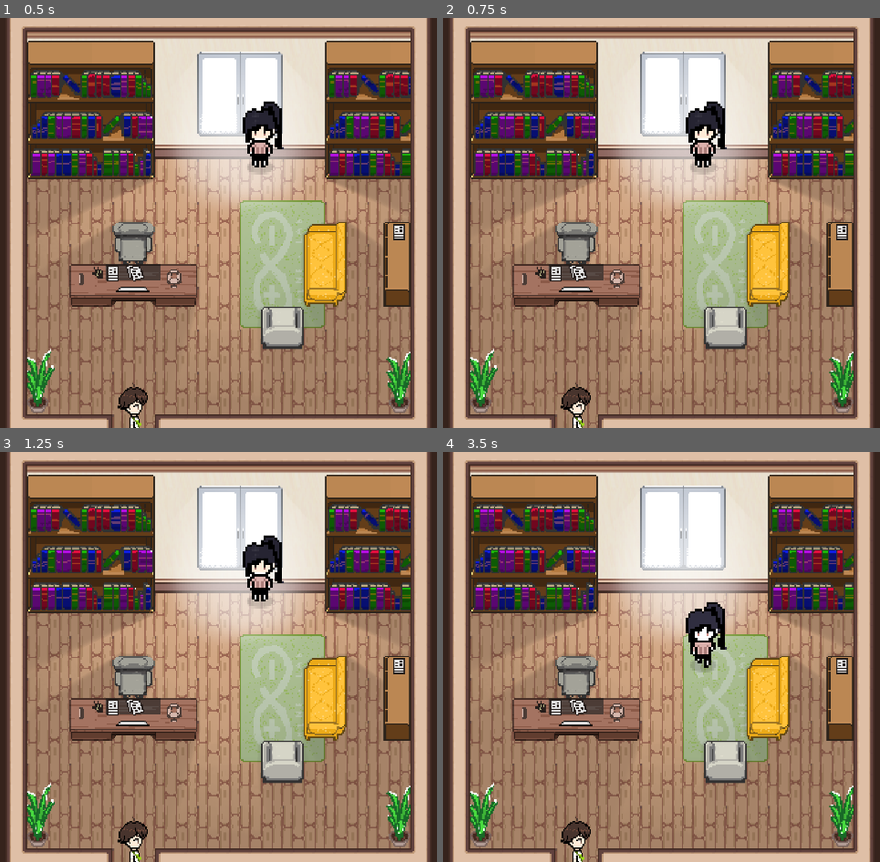
Above: before the commit, frames 1-4 (two rows, left to right).
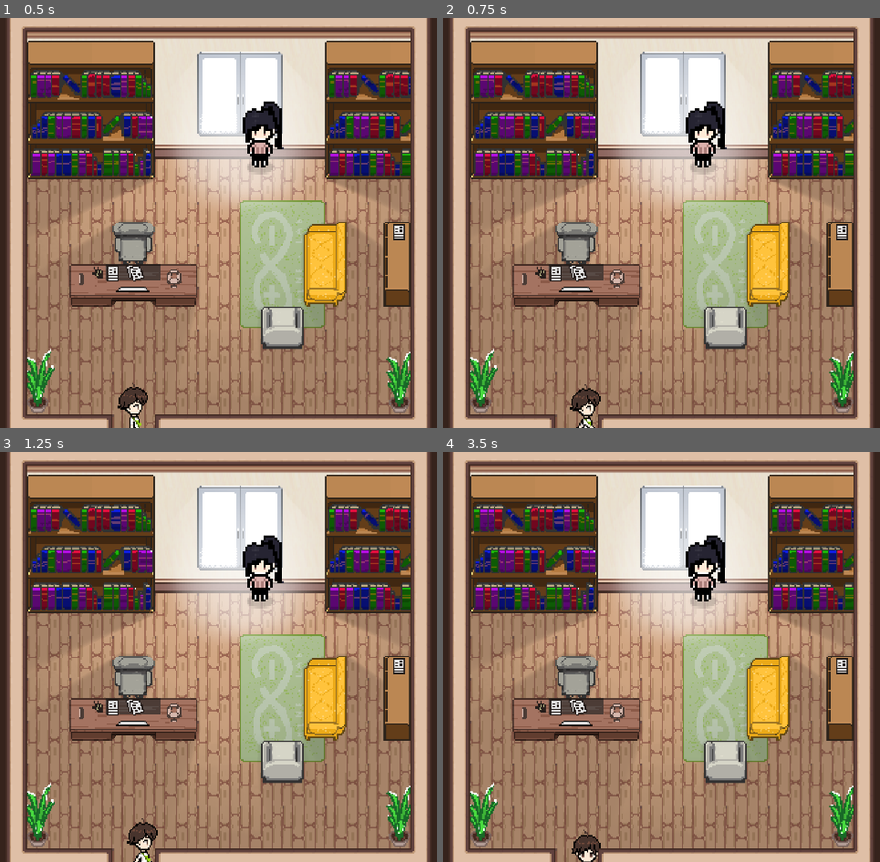
Above: after the commit, the same moments.

Repository: alfaarizi/godot-core
Game: Godot game, scene res://rooms/prologue/therapy_room_1/therapy_room_1.tscn
Two runs of this game, one before a commit and one after it. Both use one fixed random seed, a clock stepped at 60 frames per second and the inputs below. This scene is started directly instead of the project's main scene. Sound files missing from this copy of the repository are replaced by a short silence.
Inputs:
- Up to frame 1 (0.5 s): no input
- Up to frame 2 (0.75 s): tap Enter at 0.5 s; hold Right (move_right) from 0.53 s (still down); tap Z (interact) at 0.6 s
- Up to frame 3 (1.25 s): keep holding Right (move_right)
- Up to frame 4 (3.5 s): release Right (move_right) at 1.28 s; hold Down (move_down) 1.28-2.03 s; tap Z (interact) at 1.35, 2.3, 2.85 s; hold Right (move_right) 2.03-2.78 s; hold X (player_selection) 2.03-2.78 s; tap Space at 2.75 s; hold Up (move_up) from 2.78 s (still down)

Frame 1 is identical in both runs. In frame 2, 0.5% of the frame differs, in the area x 26-37%, y 88-100%; in frame 3, 0.6%; in frame 4, 2.8%, in the area x 26-65%, y 20-100%.
Error before the commit: Invalid call. Nonexistent function 'start_dialogue' in base 'Nil'. (res://components/cutscene_player.gd:53)
Error after the commit: Invalid call. Nonexistent function 'change_2d_scene' in base 'Nil'. (res://rooms/door.gd:24)

Commit message:
added triggerable for cutscene and refactored door.gd

Diff:
--- a/autoloads/scene_manager.gd
+++ b/autoloads/scene_manager.gd
@@ -1,12 +1,18 @@
 extends Node
+
 
 signal tilemap_bounds_changed(bounds: Array[Vector2])
 signal player_position_changed(position: Vector2)
 signal entry_door_changed(entry_door: Door)
 
+var trigger_registry: Dictionary = {}
 var current_tilemap_bounds: Array[Vector2]
 var current_player_position: Vector2
 var current_entry_door: Door
+
+func register_trigger(triggerable: Triggerable):
+	if not trigger_registry.has(triggerable.trigger_key):
+		trigger_registry[triggerable.trigger_key] = triggerable
 
 func change_tilemap_bounds(bounds: Array[Vector2]) -> void:
 	current_tilemap_bounds = bounds
--- a/components/triggerable.gd
+++ b/components/triggerable.gd
@@ -1,28 +1,65 @@
 @tool
+class_name Triggerable
 extends Area2D
 
-@export var area_shape: Shape2D: set = set_area_shape
-@export var callable: Callable: set = set_callable
+var has_access: bool = false
+signal is_triggered
+
+@export var area_shape: Shape2D: set = _set_area_shape
+@export_enum("north", "south", "east", "west") var trigger_direction: int: set = _set_trigger_direction
 
 @onready var collision_shape_2d: CollisionShape2D = %CollisionShape2D
+@onready var trigger_key: String # {parent_node_name}_{triggerable_name}
 
 func _ready() -> void:
-	if Engine.is_editor_hint():
-		return
-	callable = foo()
+	if Engine.is_editor_hint(): return
+	trigger_key = get_parent().name + "_" + self.name
+	if has_triggered(): _disconnect_trigger_signal()
 
-func set_area_shape(_area_shape: Shape2D):
+func has_triggered() -> bool:
+	return trigger_key and SceneManager.trigger_registry.has(trigger_key)
+
+func get_entry_direction_vector() -> Vector2:
+	return [Vector2.UP, Vector2.DOWN, Vector2.RIGHT, Vector2.LEFT][trigger_direction]
+
+func _disconnect_trigger_signal():
+	for conn in is_triggered.get_connections():
+		is_triggered.disconnect(conn["callable"])
+	queue_free()
+
+func _on_body_entered(body: Node2D) -> void:
+	if has_triggered(): return
+	if body is Player:
+		has_access = true
+		while has_access:
+			if body.player_direction == get_entry_direction_vector():
+				SceneManager.register_trigger(self)
+				is_triggered.emit()
+				_disconnect_trigger_signal()
+				break
+			await get_tree().create_timer(0.1).timeout
+
+func _on_body_exited(body: Node2D) -> void:
+	if body is Player:
+		has_access = false
+
+func _set_area_shape(_area_shape: Shape2D):
 	if not _area_shape: return
 	area_shape = _area_shape
 	if collision_shape_2d:
 		collision_shape_2d.shape = area_shape
 
-func set_callable(_callable: Callable):
-	_callable.call()
+func _set_trigger_direction(_trigger_direction: int) -> void:
+	trigger_direction = _trigger_direction
 
-func _on_body_entered(body: Node2D) -> void:
-	if body is Player:
-		pass
-
-func foo():
-	print("bar")
+#func _set_precondition(_precondition: Array[Triggerable]) -> void:
+	#for idx in _precondition.size():
+		#if _precondition[idx] == null:
+			#_precondition[idx] = Triggerable.new()
+	#precondition = _precondition
+#
+#func _set_postcondition(_postcondition: Array[Triggerable]) -> void:
+	#for idx in _postcondition.size():
+		#if _postcondition[idx] == null:
+			#_postcondition[idx] = Triggerable.new()
+	#postcondition = _postcondition
--- a/components/triggerable.tscn
+++ b/components/triggerable.tscn
@@ -2,16 +2,18 @@
 
 [ext_resource type="Script" path="res://components/triggerable.gd" id="1_h6l61"]
 
-[sub_resource type="RectangleShape2D" id="RectangleShape2D_y1fu6"]
+[sub_resource type="RectangleShape2D" id="RectangleShape2D_rfmya"]
 size = Vector2(32, 16)
 
 [node name="triggerable" type="Area2D"]
 script = ExtResource("1_h6l61")
-area_shape = SubResource("RectangleShape2D_y1fu6")
+area_shape = SubResource("RectangleShape2D_rfmya")
 
 [node name="CollisionShape2D" type="CollisionShape2D" parent="."]
 unique_name_in_owner = true
 scale = Vector2(4, 4)
-shape = SubResource("RectangleShape2D_y1fu6")
+shape = SubResource("RectangleShape2D_rfmya")
+debug_color = Color(0.777409, 0.439269, 0, 0.42)
 
 [connection signal="body_entered" from="." to="." method="_on_body_entered"]
+[connection signal="body_exited" from="." to="." method="_on_body_exited"]
--- a/rooms/door.gd
+++ b/rooms/door.gd
@@ -1,36 +1,37 @@
 @tool
+class_name Door
 extends Area2D
-class_name Door
 
 var has_access: bool = false
 var correct_direction: bool = false
-@export var press_required : bool = true: set = set_press_required
-@export_enum("north", "south", "east", "west") var entry_direction: int: set = set_entry_direction
-@export var push_dist: float = 16.0: set = set_push_dist
-@export var path_to_new_scene: String: set = set_path_to_new_scene
-@export var entry_door_name:String: set = set_entry_door_name
+
+@export var press_required: bool = true: set = _set_press_required
+@export var area_shape: Shape2D: set = _set_area_shape
+@export_enum("north", "south", "east", "west") var entry_direction: int: set = _set_entry_direction
+@export var push_dist: float = 16.0: set = _set_push_dist
+@export var path_to_new_scene: String: set = _set_path_to_new_scene
+@export var entry_door_name:String: set = _set_entry_door_name
+
+@onready var collision_shape_2d: CollisionShape2D = %CollisionShape2D
 
 func _ready() -> void:
-	if Engine.is_editor_hint():
-		return
+	if Engine.is_editor_hint(): return
 	SceneManager.change_entry_door(self)
 
+func _process(_delta: float) -> void:
+	if not (has_access and correct_direction): return
+	if not press_required or Input.is_action_just_pressed("interact"):
+		Global.game_controller.change_2d_scene(path_to_new_scene, Global.game_controller.SceneTransition.DETACH)
+		SceneManager.change_entry_door(self)
+
 func get_entry_position() -> Vector2:
-	var inverted: Vector2 = get_entry_direction_vector_inverted()
-	return inverted * push_dist + self.position
+	return get_entry_direction_vector_inverted() * push_dist + self.position
 
 func get_entry_direction_vector() -> Vector2:
 	return [Vector2.UP, Vector2.DOWN, Vector2.RIGHT, Vector2.LEFT][entry_direction]
 
 func get_entry_direction_vector_inverted() -> Vector2:
 	return [Vector2.DOWN, Vector2.UP, Vector2.LEFT, Vector2.RIGHT][entry_direction]
-
-func _process(_delta: float) -> void:
-	if not (has_access and correct_direction):
-		return
-	if not press_required or Input.is_action_just_pressed("interact"):
-		Global.game_controller.change_2d_scene(path_to_new_scene, Global.game_controller.SceneTransition.DETACH)
-		SceneManager.change_entry_door(self)
 
 func _on_body_entered(body: Node2D) -> void:
 	if body is Player:
@@ -43,21 +44,26 @@
 	if body is Player:
 		has_access = false
 
-
-func set_press_required(_press_required: bool) -> void:
+func _set_press_required(_press_required: bool) -> void:
 	press_required = _press_required
 
-func set_entry_direction(_entry_direction: int) -> void:
+func _set_area_shape(_area_shape: Shape2D):
+	if not _area_shape: return
+	area_shape = _area_shape
+	if collision_shape_2d:
+		collision_shape_2d.shape = area_shape
+
+func _set_entry_direction(_entry_direction: int) -> void:
 	entry_direction = _entry_direction
 
-func set_push_dist(_push_dist: float) -> void:
+func _set_push_dist(_push_dist: float) -> void:
 	push_dist = _push_dist
 
-func set_path_to_new_scene(_path_to_new_scene: String) -> void:
+func _set_path_to_new_scene(_path_to_new_scene: String) -> void:
 	path_to_new_scene = _path_to_new_scene
 	update_configuration_warnings()
 
-func set_entry_door_name(_entry_door_name: String) -> void:
+func _set_entry_door_name(_entry_door_name: String) -> void:
 	entry_door_name = _entry_door_name
 
 func _get_configuration_warnings() -> PackedStringArray:
--- a/rooms/door.tscn
+++ b/rooms/door.tscn
@@ -2,15 +2,18 @@
 
 [ext_resource type="Script" path="res://rooms/door.gd" id="1_ie6pj"]
 
-[sub_resource type="CircleShape2D" id="CircleShape2D_nnkki"]
-radius = 18.0
+[sub_resource type="RectangleShape2D" id="RectangleShape2D_rfmya"]
+size = Vector2(32, 16)
 
 [node name="Door" type="Area2D"]
 script = ExtResource("1_ie6pj")
+area_shape = SubResource("RectangleShape2D_rfmya")
 
 [node name="CollisionShape2D" type="CollisionShape2D" parent="."]
+unique_name_in_owner = true
 scale = Vector2(4, 4)
-shape = SubResource("CircleShape2D_nnkki")
+shape = SubResource("RectangleShape2D_rfmya")
+debug_color = Color(1.82897e-06, 0.641182, 0.33837, 0.42)
 
 [connection signal="body_entered" from="." to="." method="_on_body_entered"]
 [connection signal="body_exited" from="." to="." method="_on_body_exited"]
--- a/rooms/prologue/lobby/lobby.tscn
+++ b/rooms/prologue/lobby/lobby.tscn
@@ -23,9 +23,9 @@
 metadata/_edit_lock_ = true
 
 [node name="Door2" parent="." instance=ExtResource("4_gavxl")]
-position = Vector2(508, 2406)
+position = Vector2(504, 2360)
 press_required = false
 entry_direction = 1
-push_dist = 96.0
+push_dist = 32.0
 path_to_new_scene = "res://rooms/prologue/therapy_room_2/Therapy_room_2.tscn"
 entry_door_name = "therapy_room_2"
--- a/rooms/prologue/therapy_room_1/therapy_room_1.gd
+++ b/rooms/prologue/therapy_room_1/therapy_room_1.gd
@@ -2,8 +2,14 @@
 @onready var cutscene_player: CutscenePlayer = %CutscenePlayer
 @onready var dynamic_bounds_camera: DynamicBoundsCamera = %DynamicBoundsCamera
 
-func debug_scene() -> void:
-	#CameraTransition.transition_camera(player.dynamic_bounds_camera, dynamic_bounds_camera)
+func init_scene() -> void:
+	CameraTransition.switch_camera(player.dynamic_bounds_camera, dynamic_bounds_camera)
+
+func _on_triggerable_is_triggered() -> void:
 	await cutscene_player.play_cutscene("cutscene_01")
+
+func _on_triggerable_2_is_triggered() -> void:
 	await cutscene_player.play_cutscene("cutscene_02")
+
+func _on_triggerable_3_is_triggered() -> void:
 	await cutscene_player.play_cutscene("cutscene_03")
--- a/rooms/prologue/therapy_room_1/therapy_room_1.tscn
+++ b/rooms/prologue/therapy_room_1/therapy_room_1.tscn
@@ -11,8 +11,11 @@
 [ext_resource type="Script" path="res://components/cutscene/play_action.gd" id="10_rcems"]
 [ext_resource type="Script" path="res://components/cutscene/delay_action.gd" id="11_ovnpu"]
 [ext_resource type="Script" path="res://components/cutscene/dialogue_action.gd" id="12_3xny8"]
-[ext_resource type="Script" path="res://components/cutscene/camera_action.gd" id="12_43mee"]
 [ext_resource type="PackedScene" uid="uid://bln04fcnkpha8" path="res://characters/dynamic_bounds_camera.tscn" id="14_j2fhb"]
+[ext_resource type="PackedScene" uid="uid://cllr1aojmhb0c" path="res://components/triggerable.tscn" id="14_x75pf"]
+
+[sub_resource type="RectangleShape2D" id="RectangleShape2D_rfmya"]
+size = Vector2(32, 16)
 
 [sub_resource type="Animation" id="Animation_tj1ur"]
 resource_name = "01_therapist_turning"
@@ -146,6 +149,49 @@
 }]
 }
 
+[sub_resource type="Animation" id="Animation_q7v1y"]
+resource_name = "03_after_sesh_unfixed_position"
+tracks/0/type = "value"
+tracks/0/imported = false
+tracks/0/enabled = true
+tracks/0/path = NodePath("Therapist:position")
+tracks/0/interp = 1
+tracks/0/loop_wrap = true
+tracks/0/keys = {
+"times": PackedFloat32Array(0),
+"transitions": PackedFloat32Array(1),
+"update": 0,
+"values": [Vector2(780, 825)]
+}
+tracks/1/type = "method"
+tracks/1/imported = false
+tracks/1/enabled = true
+tracks/1/path = NodePath("Player")
+tracks/1/interp = 1
+tracks/1/loop_wrap = true
+tracks/1/keys = {
+"times": PackedFloat32Array(0),
+"transitions": PackedFloat32Array(1),
+"values": [{
+"args": ["move_down", 1],
+"method": &"change_animation_frame"
+}]
+}
+tracks/2/type = "method"
+tracks/2/imported = false
+tracks/2/enabled = true
+tracks/2/path = NodePath("Therapist")
+tracks/2/interp = 1
+tracks/2/loop_wrap = true
+tracks/2/keys = {
+"times": PackedFloat32Array(0),
+"transitions": PackedFloat32Array(1),
+"values": [{
+"args": ["move_up", 1],
+"method": &"change_animation_frame"
+}]
+}
+
 [sub_resource type="Animation" id="Animation_oh5n4"]
 resource_name = "04_therapist_exiting"
 length = 3.0
@@ -275,24 +321,12 @@
 "01_therapist_turning": SubResource("Animation_tj1ur"),
 "02_therapist_to_sofa": SubResource("Animation_ffkva"),
 "03_after_sesh": SubResource("Animation_cdnv0"),
+"03_after_sesh_unfixed_position": SubResource("Animation_q7v1y"),
 "04_therapist_exiting": SubResource("Animation_oh5n4"),
 "RESET": SubResource("Animation_pahui"),
 "test": SubResource("Animation_4xaem")
 }
 
-[sub_resource type="Resource" id="Resource_1wwaj"]
-script = ExtResource("12_43mee")
-camera_from = NodePath("../Player")
-camera_from_property = "dynamic_bounds_camera"
-camera_to = NodePath("../DynamicBoundsCamera")
-camera_to_property = ""
-smooth_transition = false
-
-[sub_resource type="Resource" id="Resource_3wdqr"]
-script = ExtResource("8_0e42a")
-action_type = 4
-action = SubResource("Resource_1wwaj")
-
 [sub_resource type="Resource" id="Resource_1kbje"]
 script = ExtResource("11_ovnpu")
 time = 1.0
@@ -350,11 +384,11 @@
 [sub_resource type="Resource" id="Resource_ea145"]
 script = ExtResource("7_fuki3")
 cutscene_name = "cutscene_01"
-frames = Array[ExtResource("8_0e42a")]([SubResource("Resource_3wdqr"), SubResource("Resource_o4hon"), SubResource("Resource_767xp"), SubResource("Resource_018kg"), SubResource("Resource_8ltel"), SubResource("Resource_3isbk"), SubResource("Resource_067cu")])
+frames = Array[ExtResource("8_0e42a")]([SubResource("Resource_o4hon"), SubResource("Resource_767xp"), SubResource("Resource_018kg"), SubResource("Resource_8ltel"), SubResource("Resource_3isbk"), SubResource("Resource_067cu")])
 
 [sub_resource type="Resource" id="Resource_thtu6"]
 script = ExtResource("10_rcems")
-animation_name = "03_after_sesh"
+animation_name = "03_after_sesh_unfixed_position"
 
 [sub_resource type="Resource" id="Resource_jnp3s"]
 script = ExtResource("8_0e42a")
@@ -469,6 +503,9 @@
 script = ExtResource("7_fuki3")
 cutscene_name = "cutscene_03"
 frames = Array[ExtResource("8_0e42a")]([SubResource("Resource_8dymp"), SubResource("Resource_31cwg"), SubResource("Resource_x1dul"), SubResource("Resource_vwrnp"), SubResource("Resource_dsr0a")])
+
+[sub_resource type="RectangleShape2D" id="RectangleShape2D_31s8v"]
+size = Vector2(16, 16)
 
 [node name="TherapyRoom1" type="Node2D" node_paths=PackedStringArray("player", "doors")]
 y_sort_enabled = true
@@ -487,10 +524,11 @@
 position = Vector2(728, 476)
 
 [node name="Door1" parent="." instance=ExtResource("5_wb5kv")]
-position = Vector2(395, 1282)
+position = Vector2(395, 1240)
 press_required = false
+area_shape = SubResource("RectangleShape2D_rfmya")
 entry_direction = 1
-push_dist = 80.0
+push_dist = 32.0
 path_to_new_scene = "res://rooms/prologue/lobby/lobby.tscn"
 entry_door_name = "therapy_room_1"
 metadata/_edit_lock_ = true
@@ -506,3 +544,19 @@
 unique_name_in_owner = true
 is_centered = true
 metadata/_edit_lock_ = true
+
+[node name="triggerable" parent="." instance=ExtResource("14_x75pf")]
+position = Vector2(395, 1176)
+
+[node name="triggerable2" parent="." instance=ExtResource("14_x75pf")]
+position = Vector2(777, 703)
+area_shape = SubResource("RectangleShape2D_31s8v")
+trigger_direction = 1
+
+[node name="triggerable3" parent="." instance=ExtResource("14_x75pf")]
+position = Vector2(385, 879)
+trigger_direction = 3
+
+[connection signal="is_triggered" from="triggerable" to="." method="_on_triggerable_is_triggered"]
+[connection signal="is_triggered" from="triggerable2" to="." method="_on_triggerable_2_is_triggered"]
+[connection signal="is_triggered" from="triggerable3" to="." method="_on_triggerable_3_is_triggered"]
--- a/rooms/prologue/therapy_room_2/Therapy_room_2.tscn
+++ b/rooms/prologue/therapy_room_2/Therapy_room_2.tscn
@@ -13,6 +13,7 @@
 [ext_resource type="Script" path="res://components/cutscene/play_action.gd" id="9_r8ko5"]
 [ext_resource type="Script" path="res://components/cutscene/delay_action.gd" id="10_lcgf3"]
 [ext_resource type="Script" path="res://components/cutscene/dialogue_action.gd" id="11_pun6p"]
+[ext_resource type="PackedScene" uid="uid://cllr1aojmhb0c" path="res://components/triggerable.tscn" id="14_cyv35"]
 
 [sub_resource type="Animation" id="Animation_0igpg"]
 length = 0.001
@@ -174,8 +175,7 @@
 metadata/_edit_lock_ = true
 
 [node name="Door" parent="." instance=ExtResource("4_7xa5r")]
-position = Vector2(505, 333)
-push_dist = 84.0
+position = Vector2(504, 415)
 path_to_new_scene = "res://rooms/prologue/lobby/lobby.tscn"
 entry_door_name = "therapy_room_2"
 
@@ -189,3 +189,14 @@
 [node name="DynamicBoundsCamera" parent="." instance=ExtResource("6_rxd45")]
 unique_name_in_owner = true
 is_centered = true
+
+[node name="triggerable" parent="." instance=ExtResource("14_cyv35")]
+position = Vector2(504, 479)
+trigger_direction = 1
+
+[node name="triggerable2" parent="." instance=ExtResource("14_cyv35")]
+position = Vector2(780, 633)
+trigger_direction = 1
+
+[connection signal="is_triggered" from="triggerable" to="." method="_on_triggerable_is_triggered"]
+[connection signal="is_triggered" from="triggerable2" to="." method="_on_triggerable_2_is_triggered"]
--- a/rooms/prologue/therapy_room_2/therapy_room_2.gd
+++ b/rooms/prologue/therapy_room_2/therapy_room_2.gd
@@ -3,7 +3,12 @@
 @onready var cutscene_player: CutscenePlayer = %CutscenePlayer
 @onready var dynamic_bounds_camera: DynamicBoundsCamera = %DynamicBoundsCamera
 
-func debug_scene() -> void:
-	#CameraTransition.switch_camera(player.dynamic_bounds_camera, dynamic_bounds_camera)
+func init_scene() -> void:
+	CameraTransition.switch_camera(player.dynamic_bounds_camera, dynamic_bounds_camera)
+
+func _on_triggerable_is_triggered() -> void:
 	await cutscene_player.play_cutscene("cutscene_01")
+
+
+func _on_triggerable_2_is_triggered() -> void:
 	await cutscene_player.play_cutscene("cutscene_02")
--- a/rooms/room.gd
+++ b/rooms/room.gd
@@ -9,9 +9,9 @@
 	if Engine.is_editor_hint():
 		return
 	Global.player = player
-	debug_scene()
+	init_scene()
 
-func debug_scene() -> void:
+func init_scene() -> void:
 	pass
 
 func get_entered_door() -> Door:
Not shown: 1 places in rooms/prologue/therapy_room_1/therapy_room_1.tscn that only renumber resources
Not shown: 1 places in rooms/prologue/therapy_room_2/Therapy_room_2.tscn that only renumber resources
